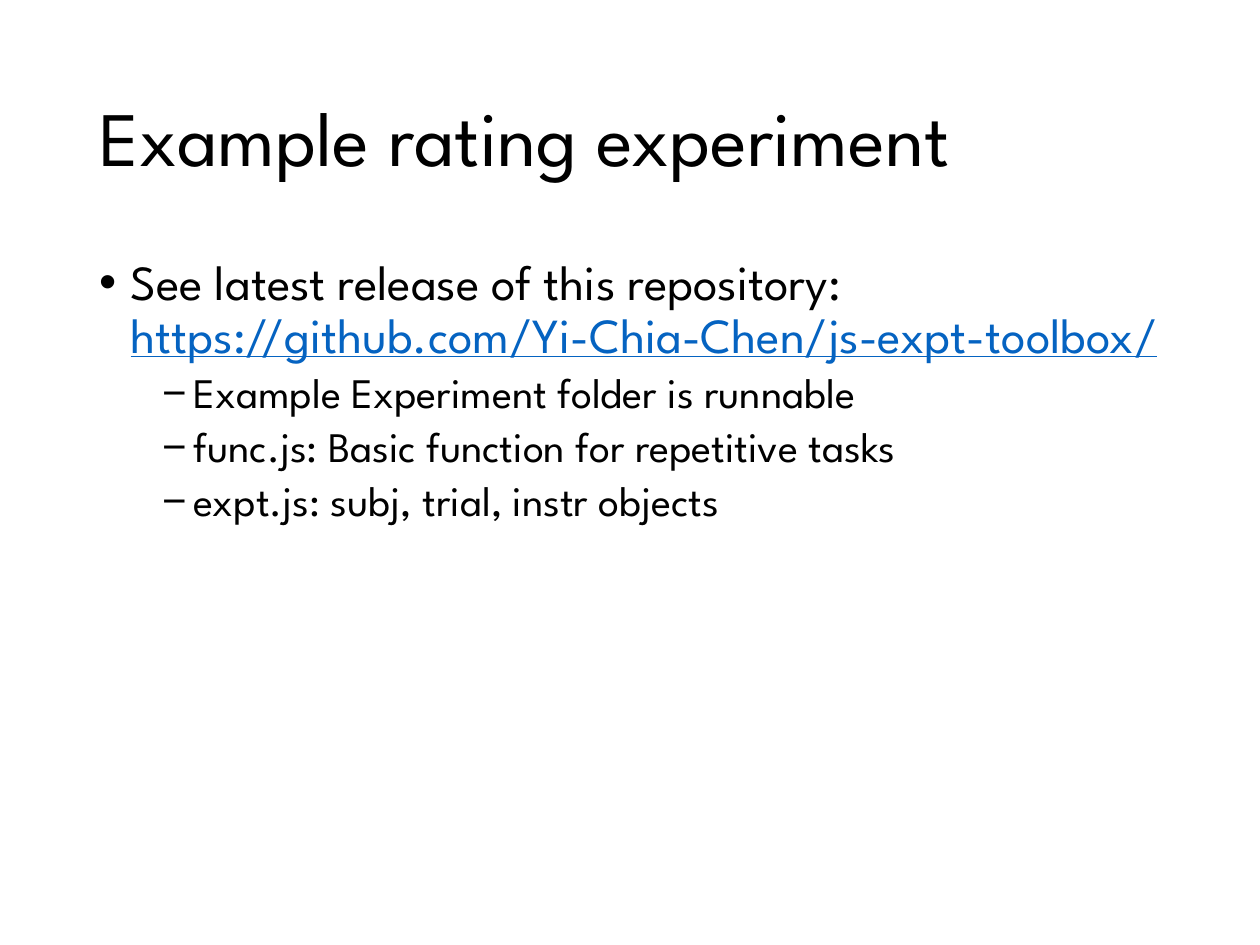
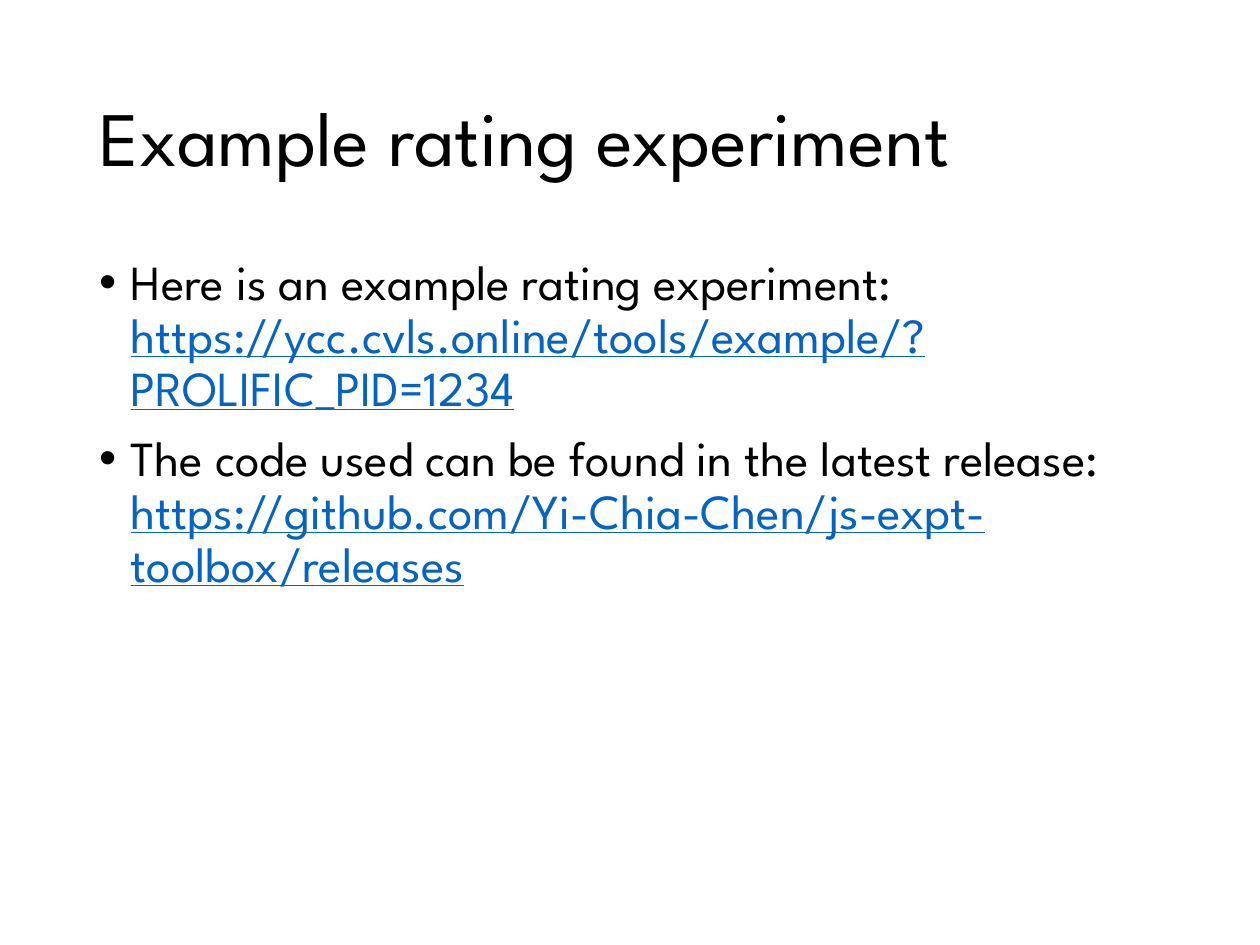
Before and after one commit to Yi-Chia-Chen/my-website, a slide deck: slide 155 of Files/Slides/Web Development_Yi-Chia Chen.pptx (slide 153 before the commit). Drawn at 1260x945 pixels with LibreOffice and Linux fonts; fonts in the diff are those of the drawing. Boxes give left, top, right and bottom in pixels: in the first picture for what was removed or moved away, otherwise in the second. Text is boxed around its words. In the diff, an @@ line names an element or a change of style, - is before the commit and + after.

```diff
--- a/Files/Slides/Web Development_Yi-Chia Chen.pptx
+++ b/Files/Slides/Web Development_Yi-Chia Chen.pptx
@@ text at [131,266,1099,587]: text changed; size 24 to 28 pt; text colour #000000 to #0563C1 @@
-• See latest release of this repository:
-  https://github.com/Yi-Chia-Chen/js-expt-toolbox/
-  − Example Experiment folder is runnable
-  − func.js: Basic function for repetitive tasks
-  − expt.js: subj, trial, instr objects
+• Here is an example rating experiment:
+  https://ycc.cvls.online/tools/example/?PROLIFIC_PID=1234
+• The code used can be found in the latest release:
+  https://github.com/Yi-Chia-Chen/js-expt-toolbox/releases
```
Also in this commit, not shown: 12 other slides changed, 2 slides added, 2 other files.
